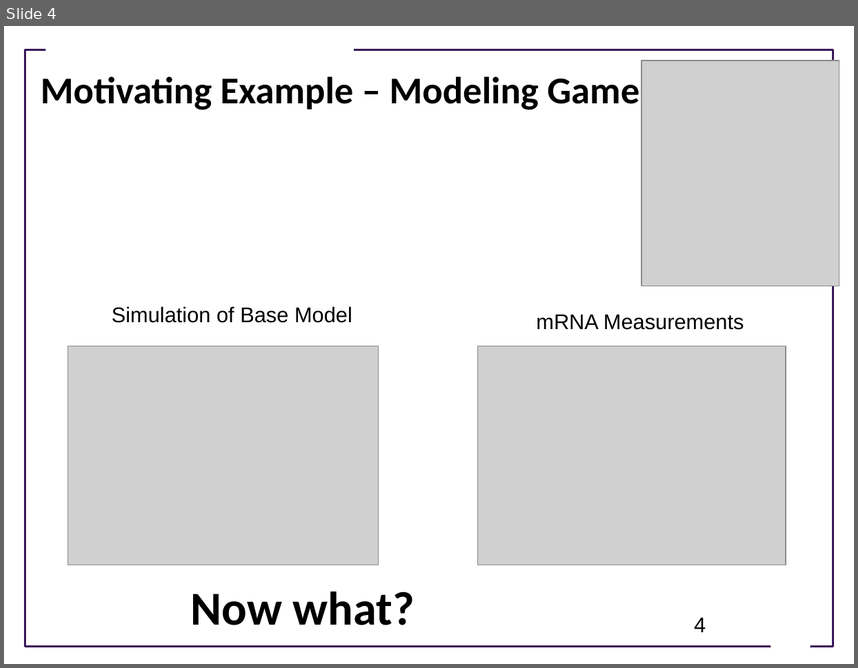
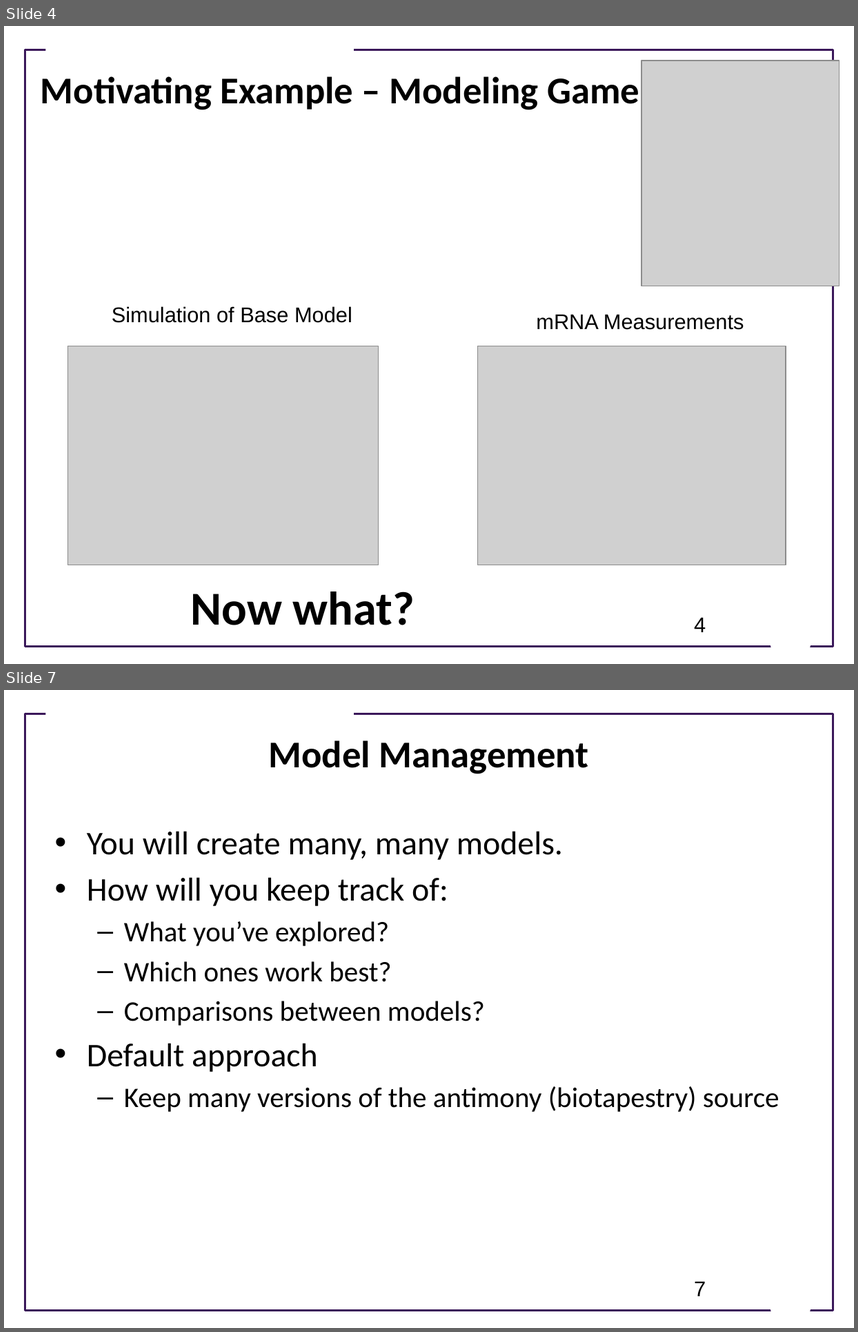
Before and after one commit to ModelEngineering/advancing-biomedical-models, a slide deck: lectures/lecture_17/Lecture_17_Generating_And_Using_Multiple_Models.pptx. Shown one above the other, each under a label of ours: slide 4 before the commit, slides 4 and 7 after it; the slides between them are not shown. The pictures are 858x668 and 858x1332 pixels, drawn with LibreOffice and Linux fonts; fonts in the diff are those of the drawing; grey boxes stand for pictures; background and template pictures are left out. Boxes give left, top, right and bottom in pixels: in the first picture for what was removed or moved away, otherwise in the second. Text is boxed around its words. In the diff, an @@ line names an element or a change of style, - is before the commit and + after.

```diff
--- a/lectures/lecture_17/Lecture_17_Generating_And_Using_Multiple_Models.pptx
+++ b/lectures/lecture_17/Lecture_17_Generating_And_Using_Multiple_Models.pptx
@@ slide 7 added at box(4, 690, 854, 1328), background #FFFFFF; not listed: 3 template elements that a slide beside it also shows @@
@@ title added at box(269, 740, 589, 774), 32 pt, text #000000, bold @@
+Model Management
@@ text added at box(87, 831, 780, 1112), 24 pt, text #000000 @@
+• You will create many, many models.
+• How will you keep track of:
+  – What you’ve explored?
+  – Which ones work best?
+  – Comparisons between models?
+• Default approach
+  – Keep many versions of the antimony (biotapestry) source
@@ page number added at box(694, 1281, 706, 1296), 18 pt, text #000000 @@
+7
```
Also in this commit, not shown: 3 slides changed, 15 other slides added, 1 slide removed, 1 other file.
